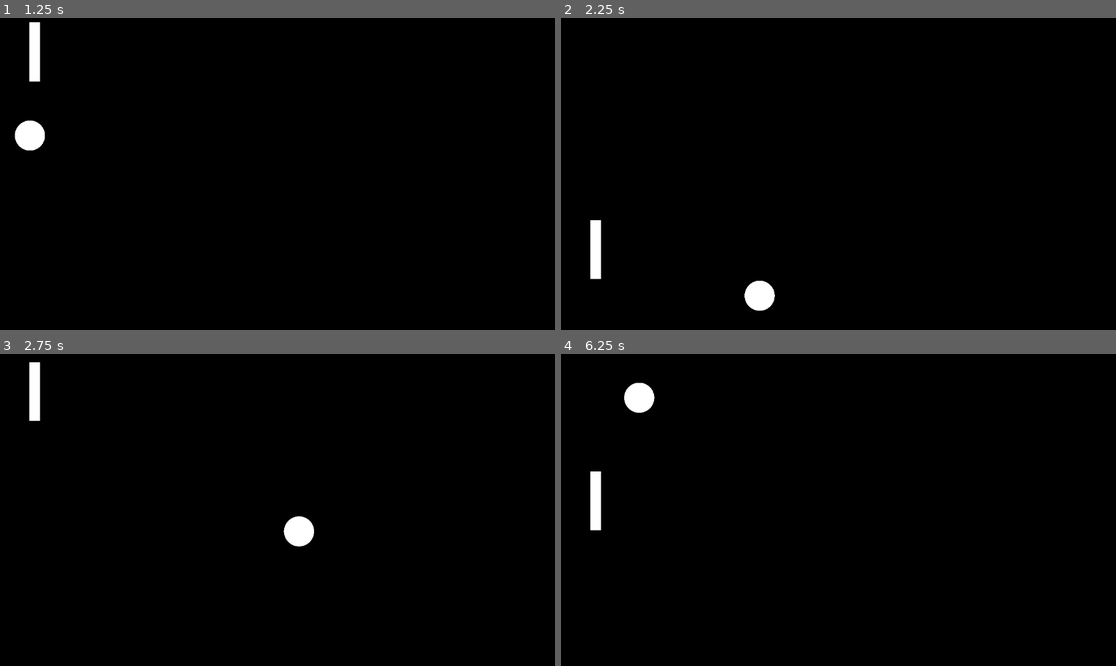
Above: before the commit, frames 1-4 (two rows, left to right).
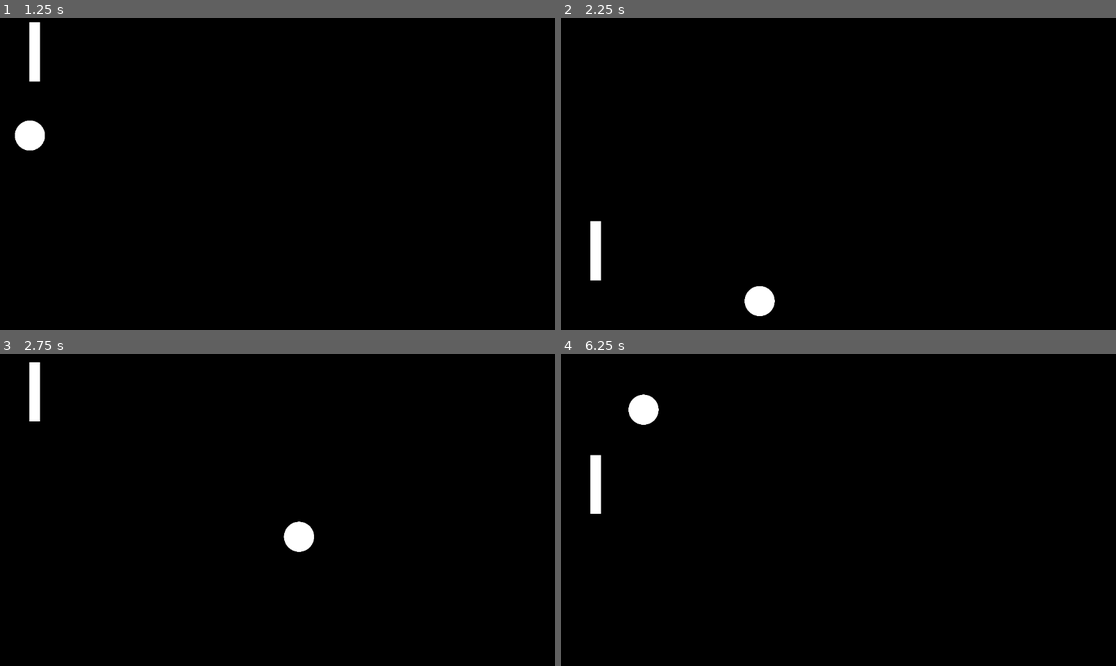
Above: after the commit, the same moments.

Repository: esotericenderman/godot-pong
Game: Godot game, scene res://scenes/pong.tscn
Same seed, same stepped clock (60 frames per second), same inputs: the game is played once before the commit and once after it.
Inputs:
- Up to frame 1 (1.25 s): hold Up (ui_up) from 0.53 s (still down)
- Up to frame 2 (2.25 s): release Up (ui_up) at 1.28 s; hold Down (ui_down) 1.28-2.03 s; hold Up (ui_up) from 2.03 s (still down)
- Up to frame 3 (2.75 s): keep holding Up (ui_up)
- Up to frame 4 (6.25 s): release Up (ui_up) at 3.53 s; hold Down (ui_down) 3.53-5.78 s; hold Up (ui_up) from 5.78 s (still down)

Frame 1 is identical in both runs. In frame 2, 0.2% of the frame differs, in the area x 5-39%, y 64-96%; in frame 3, 0.2%; in frame 4, 0.7%, in the area x 5-18%, y 9-57%.

Commit message:
Avoid ball clipping through the walls

Diff:
--- a/scenes/pong.tscn
+++ b/scenes/pong.tscn
@@ -16,7 +16,7 @@
 bounce = 1.0
 
 [sub_resource type="RectangleShape2D" id="RectangleShape2D_600bw"]
-size = Vector2(159.306, 20)
+size = Vector2(159.306, 539.028)
 
 [sub_resource type="PhysicsMaterial" id="PhysicsMaterial_0c4es"]
 friction = 0.0
@@ -27,7 +27,7 @@
 bounce = 1.0
 
 [sub_resource type="RectangleShape2D" id="RectangleShape2D_uqc1y"]
-size = Vector2(20.4166, 88.8889)
+size = Vector2(785.208, 1049.72)
 
 [sub_resource type="PhysicsMaterial" id="PhysicsMaterial_t4n2d"]
 friction = 0.0
@@ -70,7 +70,7 @@
 freeze = true
 
 [node name="Long Wall Collision" type="CollisionShape2D" parent="Background/Top Wall"]
-position = Vector2(80, -10)
+position = Vector2(80, -269.514)
 shape = SubResource("RectangleShape2D_600bw")
 
 [node name="Bottom Wall" type="RigidBody2D" parent="Background"]
@@ -79,7 +79,7 @@
 freeze = true
 
 [node name="Long Wall Collision" type="CollisionShape2D" parent="Background/Bottom Wall"]
-position = Vector2(80, 100)
+position = Vector2(80, 360)
 shape = SubResource("RectangleShape2D_600bw")
 
 [node name="Right Wall" type="RigidBody2D" parent="Background"]
@@ -88,7 +88,7 @@
 freeze = true
 
 [node name="Short Wall Collision" type="CollisionShape2D" parent="Background/Right Wall"]
-position = Vector2(170, 45)
+position = Vector2(552.5, -50.139)
 shape = SubResource("RectangleShape2D_uqc1y")
 
 [node name="Left Wall" type="RigidBody2D" parent="Background"]
@@ -97,7 +97,7 @@
 freeze = true
 
 [node name="Short Wall Collision" type="CollisionShape2D" parent="Background/Left Wall"]
-position = Vector2(-10, 45)
+position = Vector2(-392.396, -1.38888)
 shape = SubResource("RectangleShape2D_uqc1y")
 
 [node name="Left Paddle" type="RigidBody2D" parent="."]
